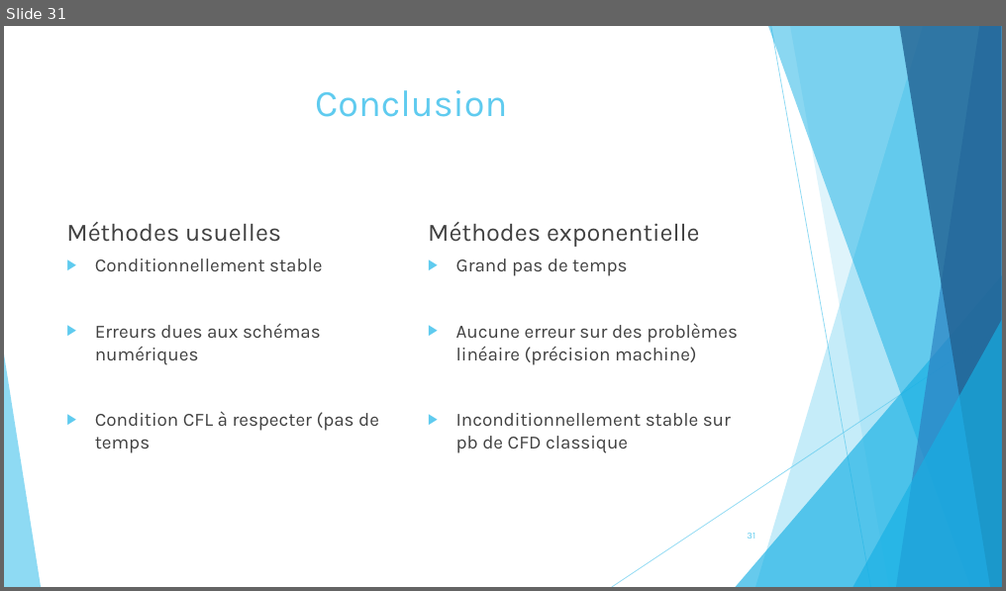
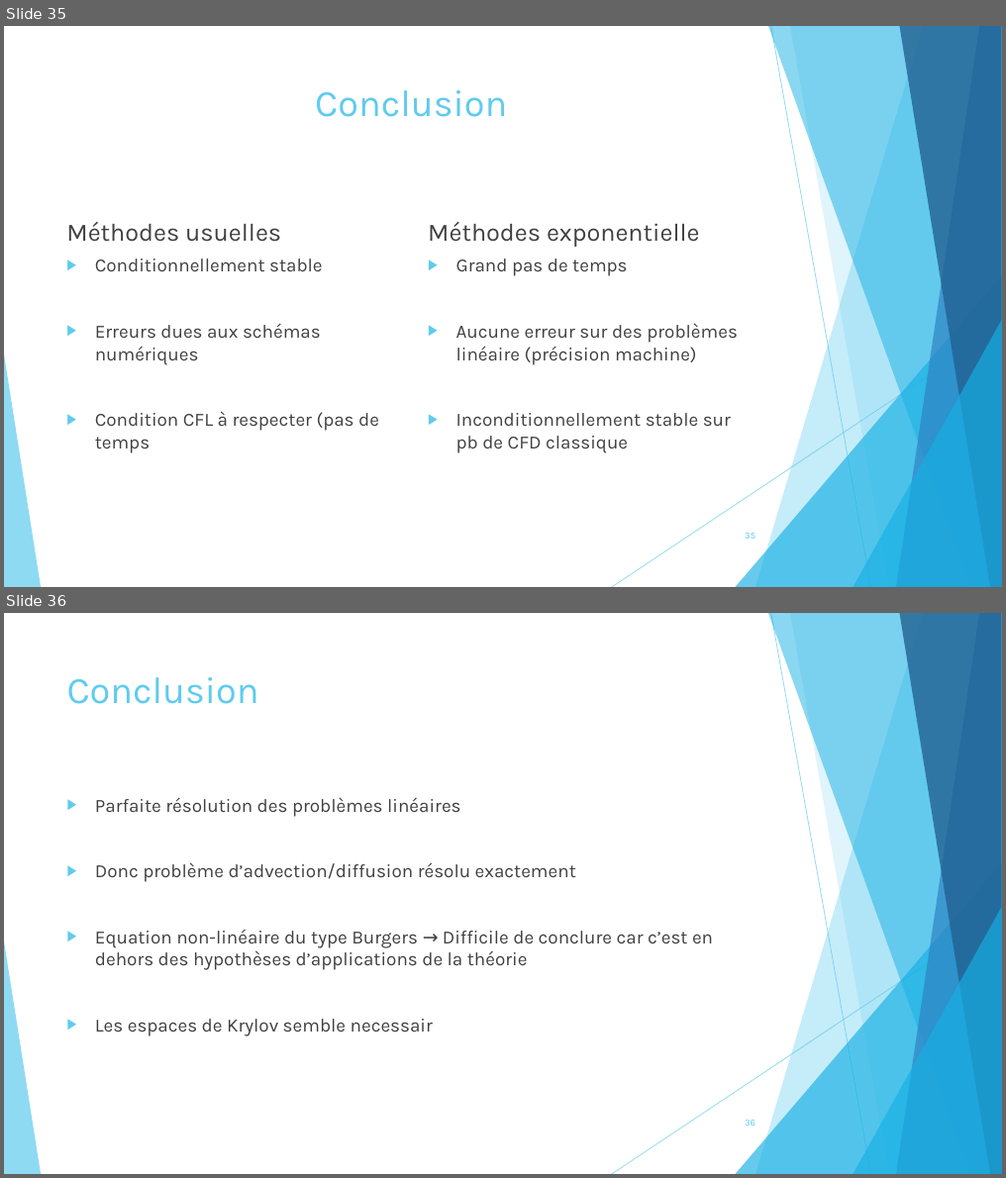
Before and after one commit to pierreXVI/PIE, a slide deck: oral_presentation/Oral_presentation_12_02_2019.pptx. Shown one above the other, each under a label of ours: slide 31 before the commit, slides 35 and 36 after it. The pictures are 1006x591 and 1006x1178 pixels, drawn with LibreOffice and Linux fonts; fonts in the diff are those of the drawing. Boxes give left, top, right and bottom in pixels: in the first picture for what was removed or moved away, otherwise in the second. Text is boxed around its words. In the diff, an @@ line names an element or a change of style, - is before the commit and + after.

```diff
--- a/oral_presentation/Oral_presentation_12_02_2019.pptx
+++ b/oral_presentation/Oral_presentation_12_02_2019.pptx
@@ slide 36 added at bbox=[4, 613, 1002, 1174], background #FFFFFF; not listed: 10 template elements that a slide beside it also shows @@
@@ title added at bbox=[67, 677, 259, 704], 36 pt, text #5FCBEF @@
+Conclusion
@@ text added at bbox=[95, 797, 713, 1037], 18 pt, text #404040 @@
+▶ Parfaite résolution des problèmes linéaires
+▶ Donc problème d’advection/diffusion résolu exactement
+▶ Equation non-linéaire du type Burgers → Difficile de conclure car c’est en dehors des hypothèses d’applications de la théorie
+▶ Les espaces de Krylov semble necessair
@@ page number added at bbox=[745, 1120, 755, 1126], 9 pt, text #5FCBEF @@
+36
@@ what was slide 31 is now slide 35 @@
@@ page number at bbox=[745, 533, 755, 539]: text changed @@
-31
+35
```
Also in this commit, not shown: 13 slides changed, 6 other slides added, 3 slides removed, 1 other file.
